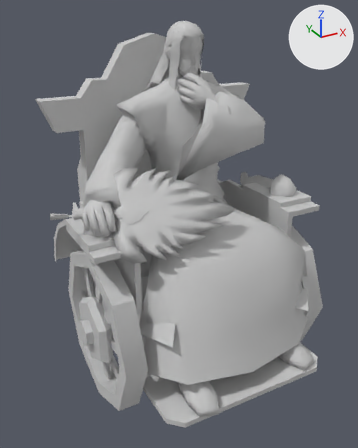
The FBX model Assets/_Project/ArtAssets/Models/Chars/Monster/3007/Monster_3007_FBX.FBX: old version first, new version second.
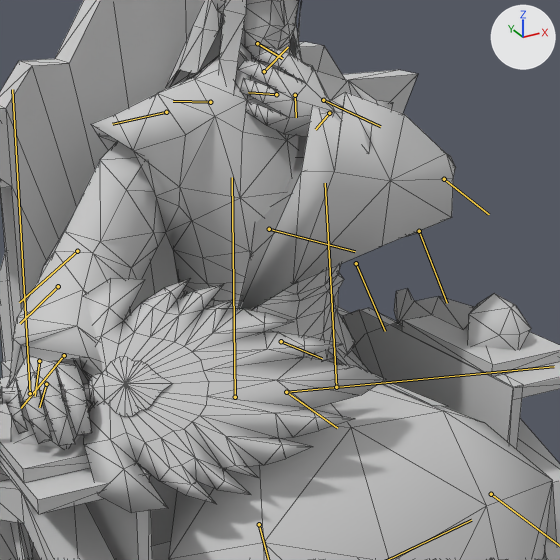
Each version appears first whole from a 50 mm camera at (-1.22, -2.01, 1.92) aimed at (-0.05, 0.12, 0.85), and next in a close-up on the part from 22% to 86% of the width and 12% to 63% of the height. Every picture has the same lights, and +X, +Y and +Z are marked at upper right. Both versions are drawn at frame 177 of the action 'Take 001'; the numbers are the values there. The bones that bend it are drawn over the model as lines in the close-ups. The close-ups show mesh edges as thin lines.

Objects in the first close-up: 'S7_NPC_sunbin_er', 'S7_NPC_sunbin_wq', 'S7_NPC_sunbin_zj'.
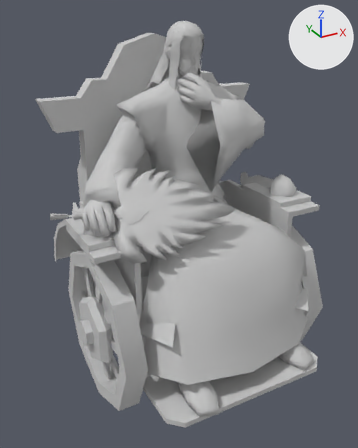
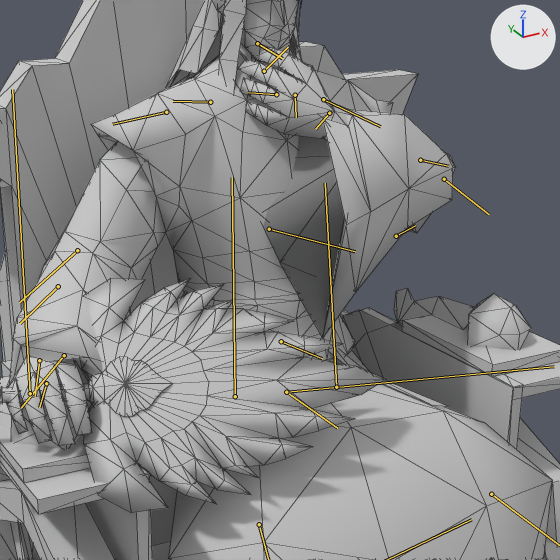
Location of each change, (x1, y1, x2, y2) in pixels of the close-ups (560 x 560 px):
'S7_NPC_sunbin_er', posed
    both: (6, 0, 557, 560)
bone 'Bone06', root to tip
    before: (419, 231) to (447, 303)
    after: (420, 160) to (448, 166)

What the commit changed:
Bone 'Bone06' (bone_bone06) moves from (-0.036, -0.016, -0.123) to (-0.073, -0.163, -0.087).
Bone 'Bone06' (bone_bone06) turns from (-5, 35, 16) to (-6, 39, 87) degrees about its own x, y and z.
